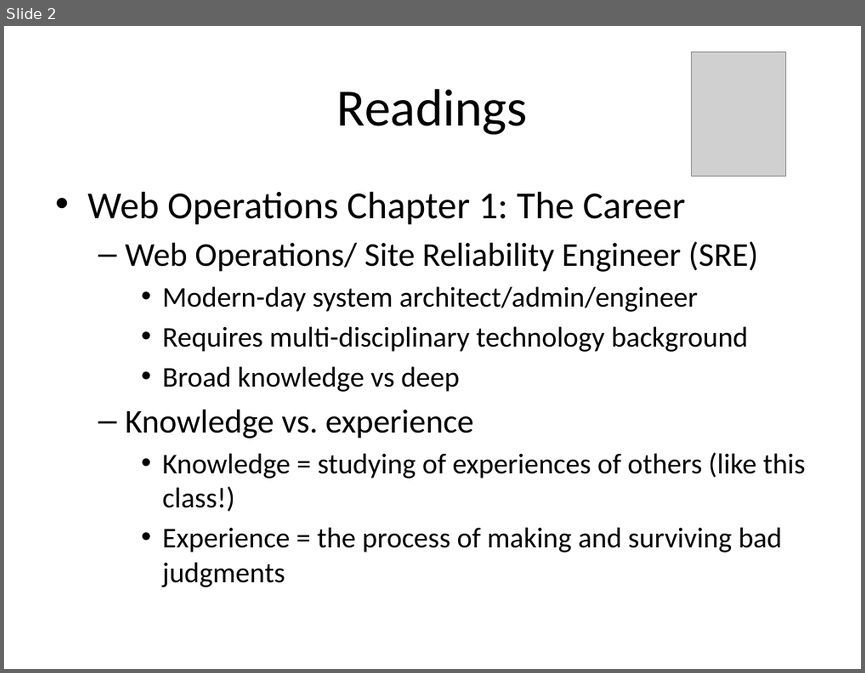
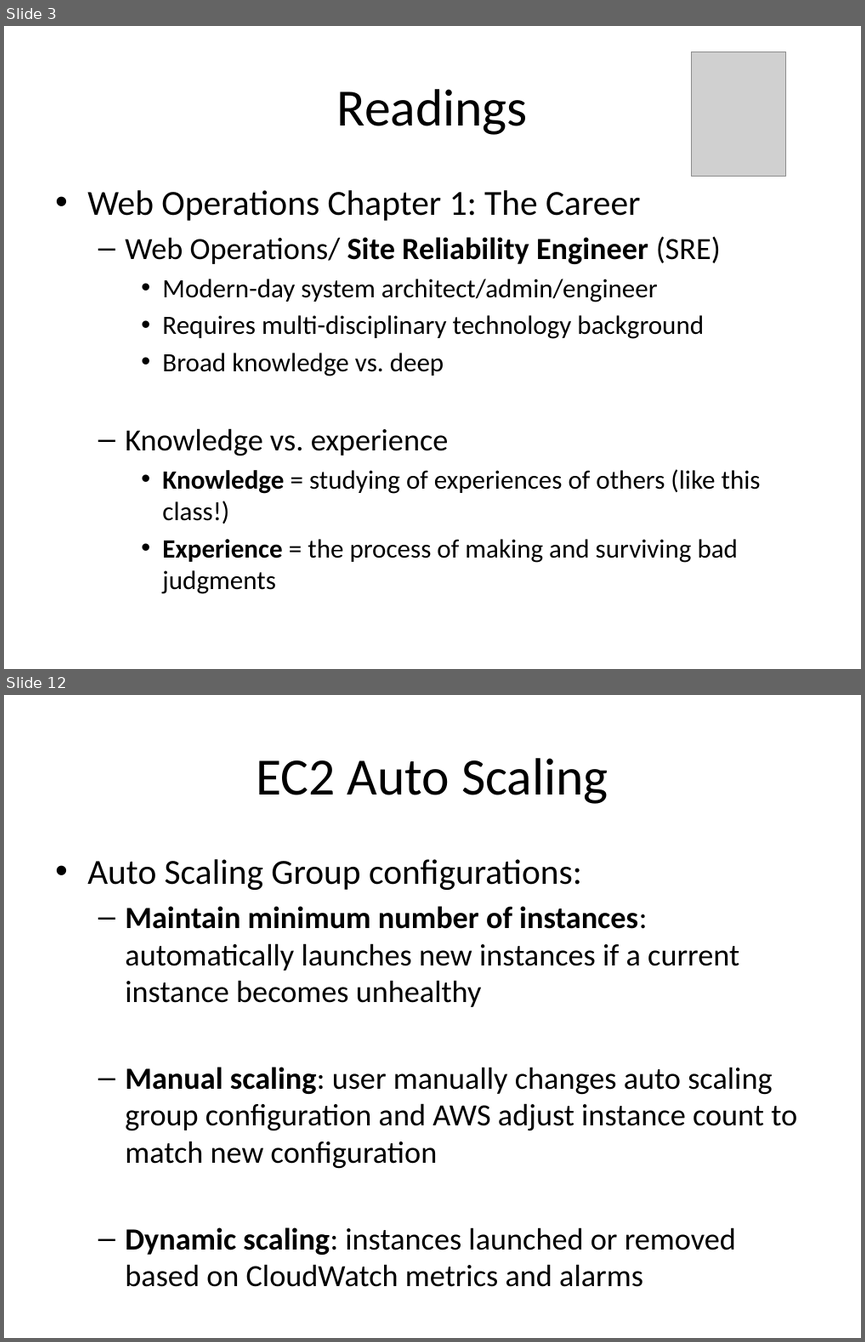
Before and after one commit to jasondbaker/infrastructure-class, a slide deck: infrastructure-week-6.pptx. Shown one above the other, each under a label of ours: slide 2 before the commit, slides 3 and 12 after it; the slides between them are not shown. The pictures are 865x673 and 865x1342 pixels, drawn with LibreOffice and Linux fonts; fonts in the diff are those of the drawing; grey boxes stand for pictures. Boxes give left, top, right and bottom in pixels: in the first picture for what was removed or moved away, otherwise in the second. Text is boxed around its words. In the diff, an @@ line names an element or a change of style, - is before the commit and + after.

```diff
--- a/infrastructure-week-6.pptx
+++ b/infrastructure-week-6.pptx
@@ slide 12 added at <box>4,695,861,1338</box>, background #FFFFFF @@
@@ title added at <box>256,758,608,804</box>, 44 pt, text #000000 @@
+EC2 Auto Scaling
@@ text added at <box>87,859,797,1287</box>, 25.9 pt, text #000000 @@
+• Auto Scaling Group configurations:
+  – Maintain minimum number of instances: automatically launches new instances if a current instance becomes unhealthy
+  – Manual scaling: user manually changes auto scaling group configuration and AWS adjust instance count to match new configuration
+  – Dynamic scaling: instances launched or removed based on CloudWatch metrics and alarms
@@ what was slide 2 is now slide 3 @@
@@ slide 3 changed as well @@
@@ text at <box>87,190,760,594</box>: size 32 to 29.6 pt in "Web Operations Chapter 1: The Career"; size 28 to 25.9 pt in "Web Operations/ Site Reliability Engineer (SRE)", "Knowledge vs. experience"; bold on in "Site Reliability Engineer", "Knowledge", "Experience"; size 24 to 22.2 pt in "Modern-day system architect/admin/engineer", "Requires multi-disciplinary technology background", "Knowledge = studying of experiences of others ...", "Experience = the process of making and ..." @@
@@ text at <box>162,352,444,376</box>: text changed; size 24 to 22.2 pt @@
-    • Broad knowledge vs deep
+    • Broad knowledge vs. deep
```
Also in this commit, not shown: 40 other slides added, 1 slide removed, 32 other files.
